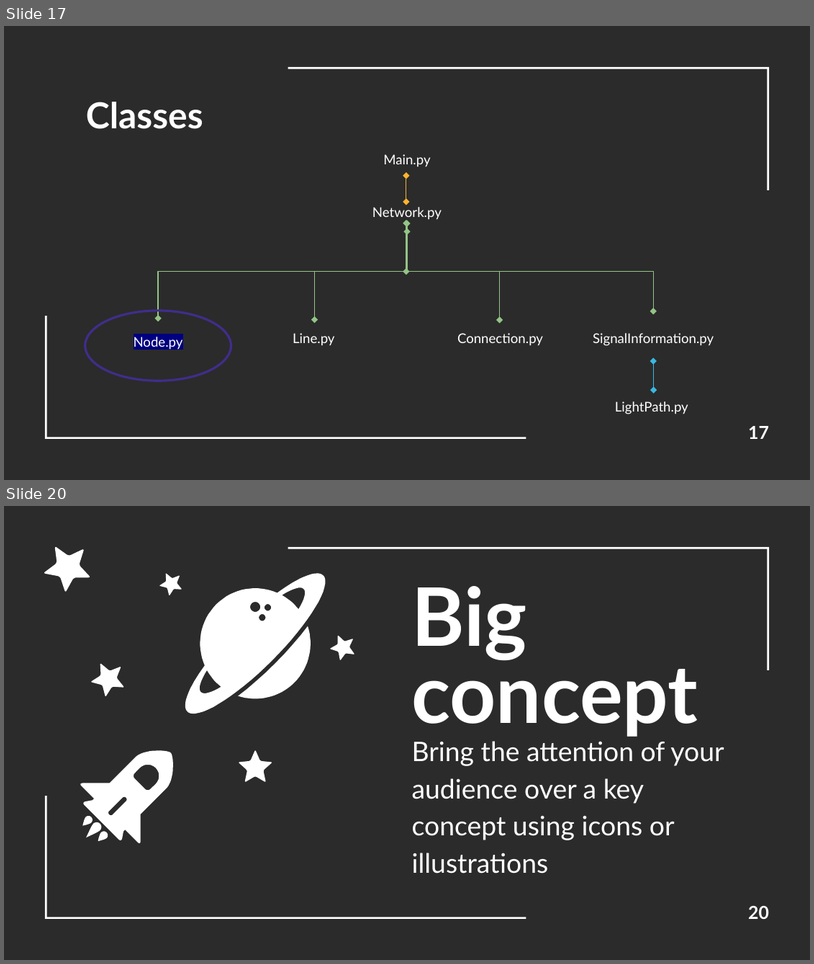
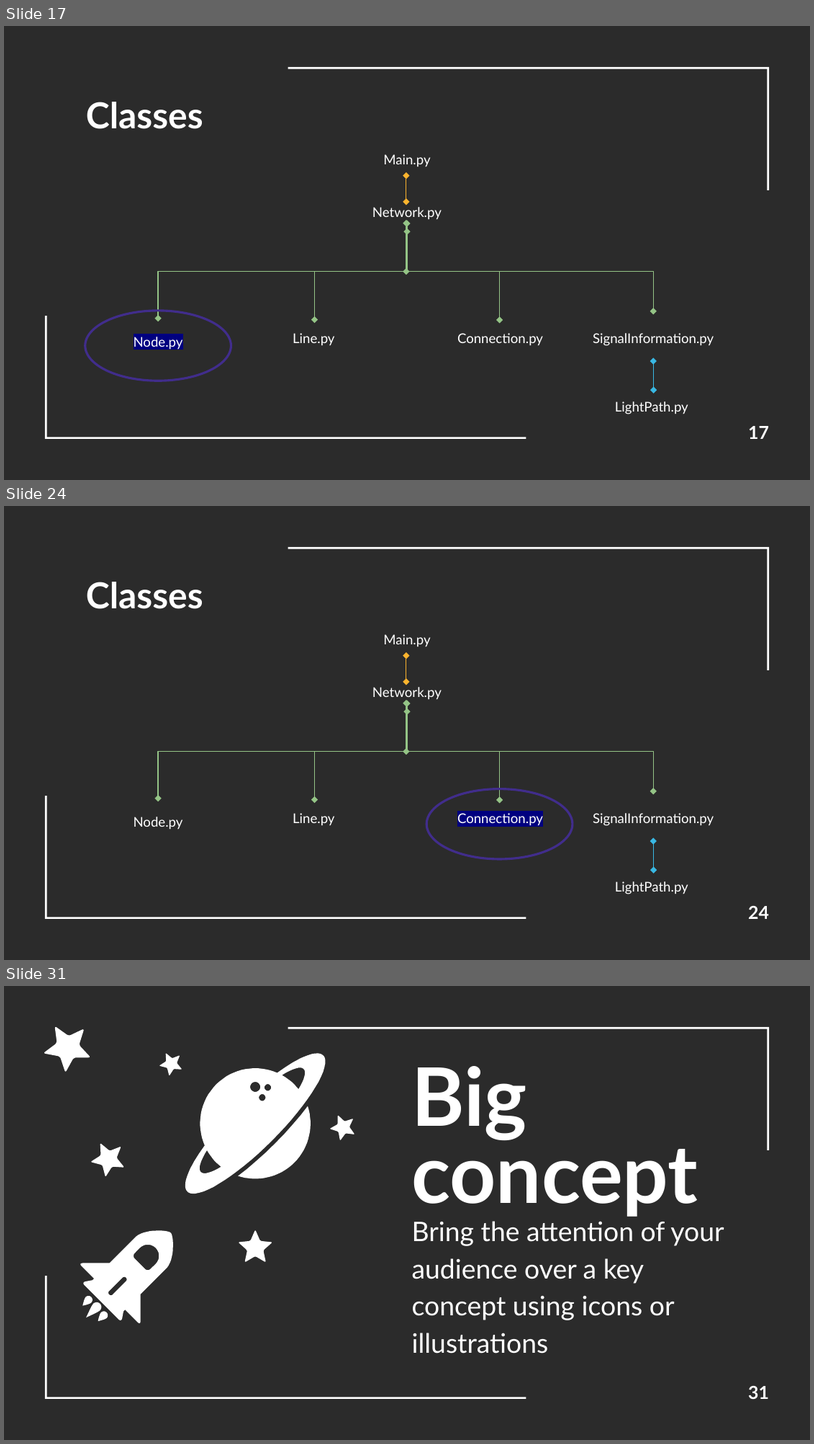
Before and after one commit to RenatoParker/OON_LabsProject, a slide deck: Presentazione esame OOP.pptx. Shown one above the other, each under a label of ours: slides 17 and 20 before the commit, slides 17, 24 and 31 after it; the slides between them are not shown. The pictures are 814x964 and 814x1444 pixels, drawn with LibreOffice and Linux fonts; fonts in the diff are those of the drawing; background and template pictures are left out; a plain dark background stands for a picture behind light text. Boxes give left, top, right and bottom in pixels: in the first picture for what was removed or moved away, otherwise in the second. Text is boxed around its words. In the diff, an @@ line names an element or a change of style, - is before the commit and + after.

```diff
--- a/Presentazione esame OOP.pptx
+++ b/Presentazione esame OOP.pptx
@@ slide 24 added at (x1=4, y1=506, x2=810, y2=960), background picture (left out); not listed: 2 template elements that a slide beside it also shows @@
@@ title added at (x1=86, y1=582, x2=203, y2=609), 32 pt, text #FFFFFF, bold @@
+Classes
@@ text added at (x1=383, y1=634, x2=430, y2=646), 12 pt, text #FFFFFF @@
+Main.py
@@ elbow double arrow added from (406, 682) to (406, 655), #FCB42E 0.75 pt @@
@@ text added at (x1=373, y1=687, x2=442, y2=700), 12 pt, text #FFFFFF @@
+Network.py
@@ elbow double arrow added from (406, 703) to (314, 800), #94C486 0.75 pt @@
@@ elbow double arrow added from (407, 703) to (500, 800), #94C486 0.75 pt @@
@@ elbow double arrow added from (654, 790) to (407, 712), #94C486 0.75 pt @@
@@ elbow double arrow added from (158, 798) to (406, 751), #94C486 0.75 pt @@
@@ ellipse added at (x1=427, y1=789, x2=573, y2=860), outline #412D8C 2 pt @@
@@ text added at (x1=134, y1=816, x2=183, y2=829), 12 pt, text #FFFFFF @@
+Node.py
@@ text added at (x1=293, y1=813, x2=335, y2=825), 12 pt, text #FFFFFF @@
+Line.py
@@ text added at (x1=458, y1=813, x2=543, y2=826), 12 pt, text #FFFFFF @@
+Connection.py
@@ text added at (x1=593, y1=813, x2=714, y2=826), 12 pt, text #FFFFFF @@
+SignalInformation.py
@@ elbow double arrow added from (654, 870) to (654, 841), #39B8E3 0.75 pt @@
@@ text added at (x1=615, y1=881, x2=689, y2=894), 12 pt, text #FFFFFF @@
+LightPath.py
@@ page number added at (x1=748, y1=906, x2=769, y2=919), 16 pt, text #FFFFFF, bold @@
+24
@@ what was slide 20 is now slide 31 @@
@@ page number at (x1=748, y1=1386, x2=769, y2=1399): text changed @@
-20
+31
```
Also in this commit, not shown: 4 slides changed, 12 other slides added, 8 slides removed, 3 other files.
